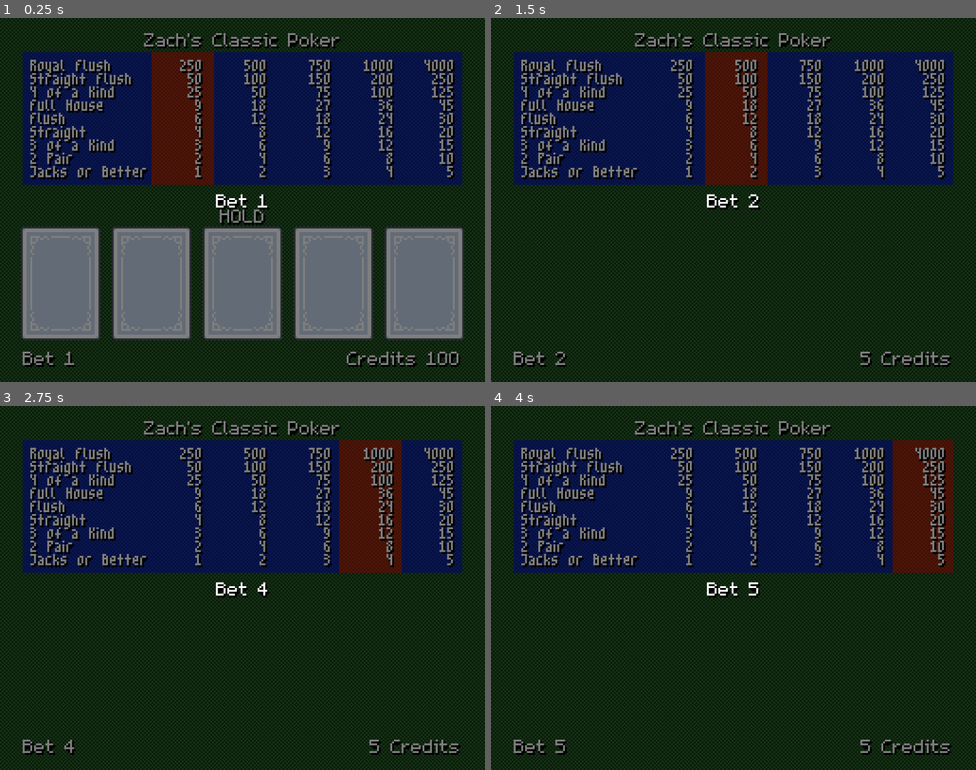
Above: before the commit, frames 1-4 (two rows, left to right).
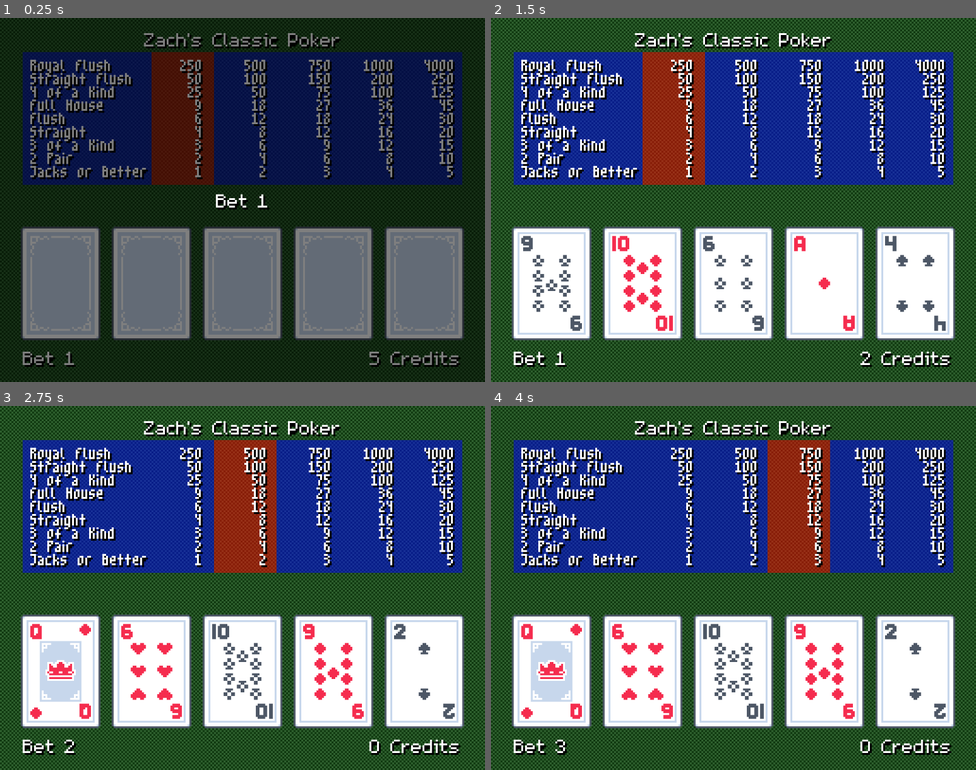
Above: after the commit, the same moments.

Repository: ZombieNW/PokerMachine
Game: Godot game, scene res://scenes/default.tscn
Same seed, same stepped clock (60 frames per second), same inputs: the game is played once before the commit and once after it.
Inputs:
- Up to frame 1 (0.25 s): no input
- Up to frame 2 (1.5 s): tap Enter (ui_accept) at 0.5, 0.77, 0.8, 1.07, 1.35 s; hold B (bet) 0.53-1.28 s
- Up to frame 3 (2.75 s): tap Enter (ui_accept) at 1.52, 1.82, 2.3 s; tap B (bet) at 1.55 s; hold B (bet) from 2.03 s (still down)
- Up to frame 4 (4 s): tap Enter (ui_accept) at 2.75, 3.02, 3.32, 3.5 s; release B (bet) at 2.78 s; tap B (bet) at 2.85 s; hold Enter (ui_accept) from 3.53 s (still down)

The runs differ from the first frame. In frame 1, 0.8% of the frame differs, in the area x 45-95%, y 52-96%; in frame 2, 97%; in frame 3, 97%, in the area x 0-100%, y 0-100%; in frame 4, 97%.
Error before the commit: Invalid access of index '1' on a base object of type: 'PackedStringArray'. (res://game/poker_hand_evaluator.gd:26)

Commit message:
Implement State Machine

Diff:
--- a/game/game_manager.gd
+++ b/game/game_manager.gd
@@ -2,6 +2,8 @@
 
 const DeckScript = preload("uid://bdo7l5yfgwr6q")
 const PriceTableScript = preload("uid://depyceufqrs32")
+
+enum GameState { BET, INITIAL_DEAL, DRAW, EVALUATE}
 
 const DEFAULT_CARD_COUNT: int = 5
 const MAX_BET: int = 5
@@ -9,16 +11,19 @@
 const CARD_TEXTURE_PATH: String = "res://assets/kenney_playing-cards-pack/card_%s.png"
 
 var DeckInstance = DeckScript.new()
-var cards: Array[String] = ["", "", "", "", ""]
+var cards: Array[String] = []
 var held: Array[int] = []
 var bet: int = 1
 var credits: int = STARTING_CREDITS
+var game_state: GameState = GameState.BET
 
 @onready var card_sprites: Array[Sprite2D] = [%Card1, %Card2, %Card3, %Card4, %Card5]
 
-# Called when the node enters the scene tree for the first time.
 func _ready() -> void:
-	new_cards()
+	cards.resize(DEFAULT_CARD_COUNT)
+	cards.fill("back")
+	%TitleContainer.show()
+	update_state()
 
 func _input(event: InputEvent) -> void:
 	# Hold Card
@@ -29,10 +34,41 @@
 			return
 
 	if event.is_action_pressed("ui_accept"):
-		new_cards()
+		handle_deal_draw()
 	elif event.is_action_pressed("bet"):
-		bet = (bet % MAX_BET) + 1
+		cycle_bet()
 		update_state()
+
+# Start or reset a game
+func start_game() -> void:
+	if credits < bet:
+		# TODO INSUFFICIENT CREDITS
+		return
+
+	%TitleContainer.hide()
+	credits -= bet
+	held.clear()
+	DeckInstance.reset_deck()
+	new_cards()
+	game_state = GameState.INITIAL_DEAL
+	update_state()
+
+# When deal/draw button pressed, essentially a "next"
+func handle_deal_draw() -> void:
+	match game_state:
+		GameState.BET:
+			start_game()
+		GameState.INITIAL_DEAL:
+			draw_cards()
+		GameState.EVALUATE:
+			start_game()
+
+# The middle turn of the game
+func draw_cards() -> void:
+	new_cards()
+	game_state = GameState.EVALUATE
+	# evaluate()
+	update_state()
 
 # Return cards in hand and get new cards
 func new_cards():
@@ -50,6 +86,7 @@
 			return
 		cards[i] = new_card
 
+# Update UI/Labels
 func update_state() -> void:
 	refresh_hold_labels()
 	refresh_card_textures()
@@ -63,8 +100,15 @@
 	else:
 		%HandLabel.text = ""
 
+# Helper function to cycle bet in first stage
+func cycle_bet() -> void:
+	if game_state == GameState.BET or game_state == GameState.EVALUATE:
+		bet = (bet % MAX_BET) + 1
+
+# Helper function to hold a card by index
 func hold_card(card_index: int) -> void:
-	# TODO reject if not in initial deal game state
+	if game_state != GameState.INITIAL_DEAL: return
+
 	if card_index in held:
 		held.erase(card_index)
 	else:
